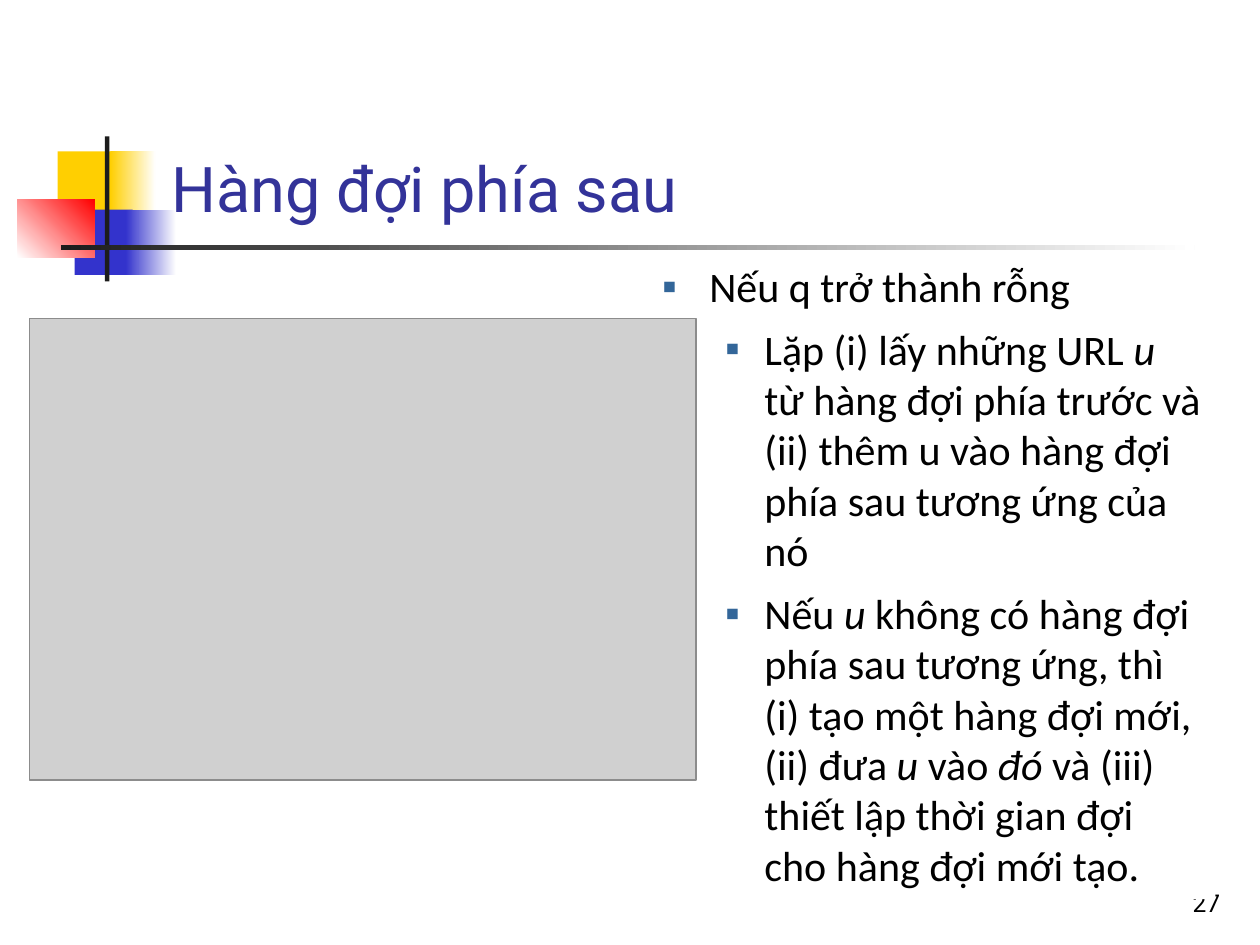
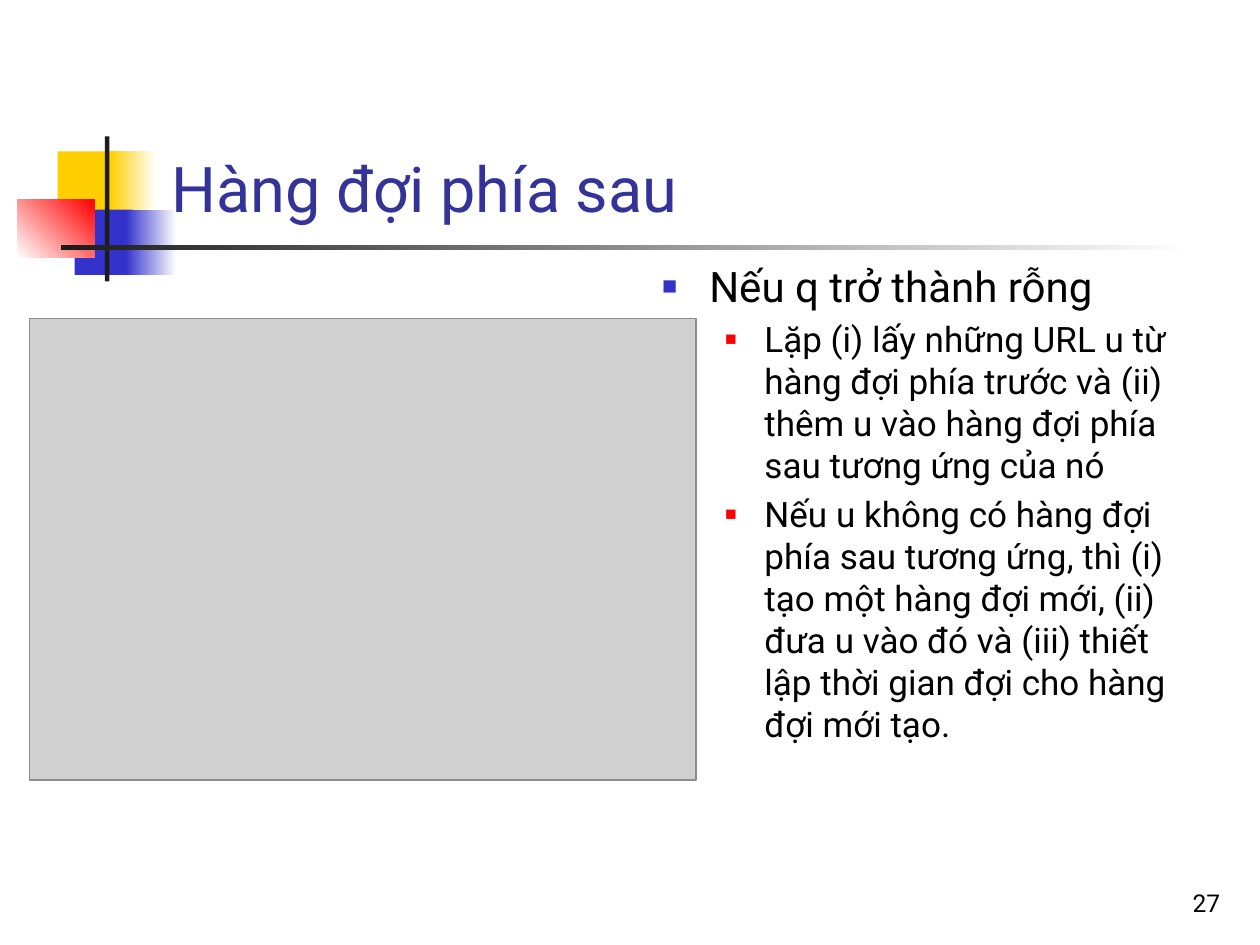
Before and after one commit to nguyenkhanhthien/IT4853, a slide deck: slide 27 of Bai 23 Thu thap du lieu.pptx. Drawn at 1260x945 pixels with LibreOffice and Linux fonts; fonts in the diff are those of the drawing; grey boxes stand for pictures. Boxes give left, top, right and bottom in pixels: in the first picture for what was removed or moved away, otherwise in the second. Text is boxed around its words. In the diff, an @@ line names an element or a change of style, - is before the commit and + after.

```diff
--- a/Bai 23 Thu thap du lieu.pptx
+++ b/Bai 23 Thu thap du lieu.pptx
@@ text "Nếu q trở thành rỗng" at [709, 267, 1166, 743]: font Calibri to Roboto, size 24 to 20 pt; italic off in "u", "u u đó"; alignment left to justified; bullet ▪ to ■; less space between paragraphs; bullet colour #336699 to #3333CC; bullet colour #336699 to #FF0000 @@
```
Also in this commit, not shown: 7 other slides changed, 1 slide added, 4 other files.
